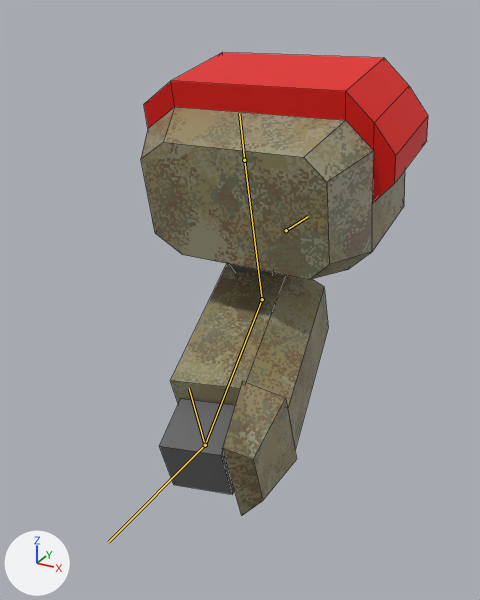
What one commit did to the Blender file resources/mechparts/arml/mech_arml09.blend.
Both versions are drawn from a camera (50 mm lens) standing at (0.838, -1.234, 0.294) and looking at (0.303, -0.261, -0.193). Every picture has the same lights, and +X, +Y and +Z are marked at lower left. Both versions are drawn at frame 15 of the action 'shoot_in'; the numbers are the values there. The bones that bend it are drawn over the model as lines. Mesh edges are drawn as thin lines.

Objects in the first picture: 'arm'.
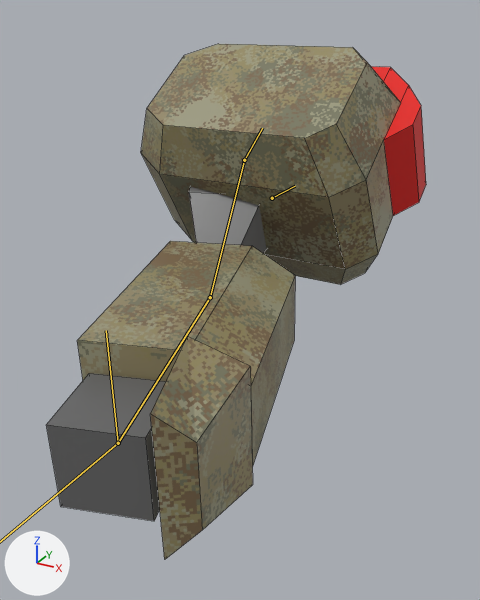
Boxes [x1, y1, x2, y2] around the edits, measured in the pictures (480 x 600 px):
'arm', posed (32% wider, 11% taller)
    before: [141, 52, 428, 516]
    after: [46, 44, 426, 559]
bone 'arm_ik_pole', root to tip
    before: (286, 230) to (308, 216)
    after: (272, 198) to (295, 186)

The edits, one by one:
Bone 'arm_ik_pole' (bone_arm_ik_pole) moves from (-0.039, 0.0, 0.074) to (-0.083, 0.0, 0.156).
Bone 'arm_ik_target' (bone_arm_ik_target) moves from (-0.095, 0.332, 0.247) to (-0.2, 0.7, 0.521).
